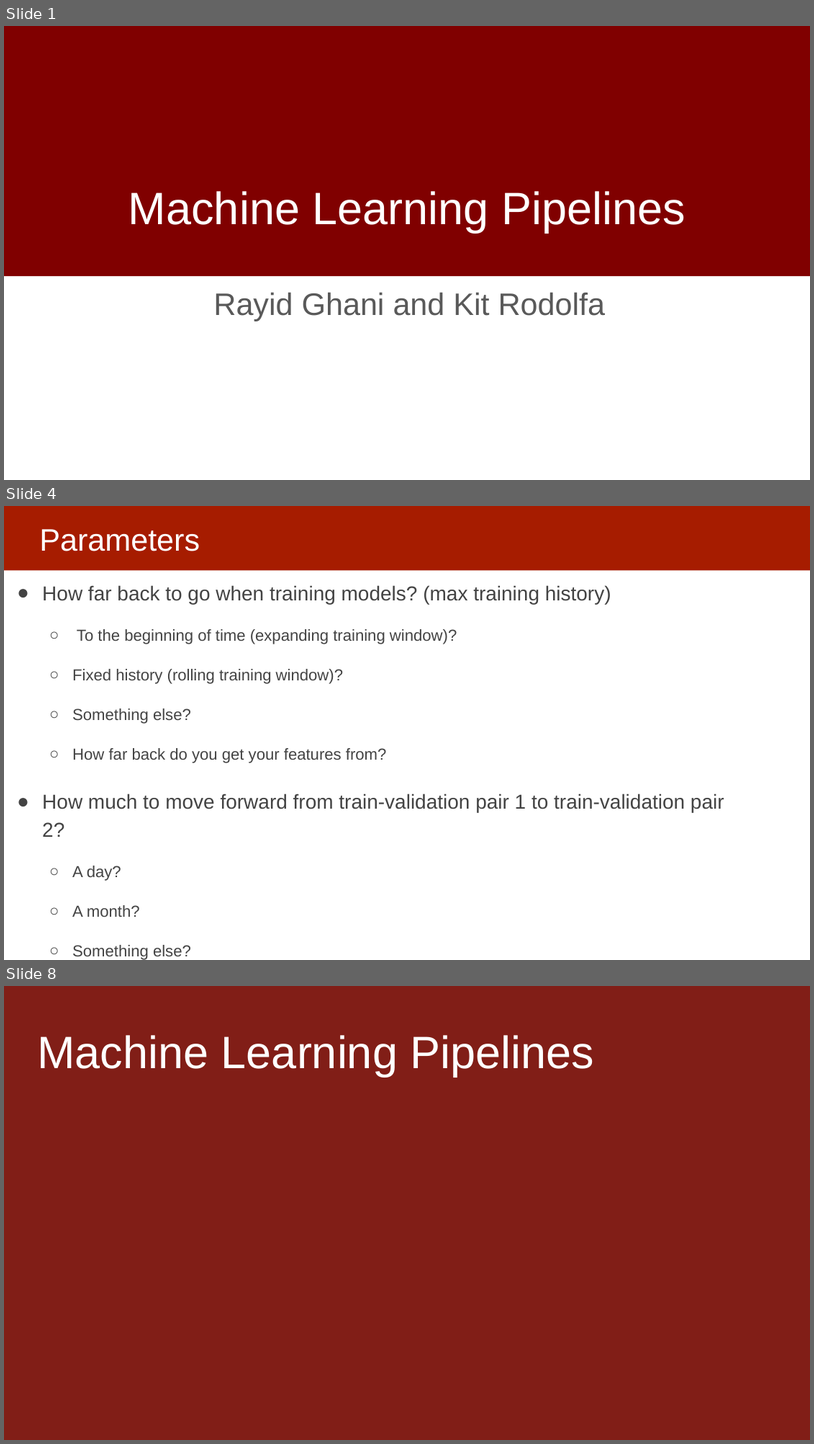
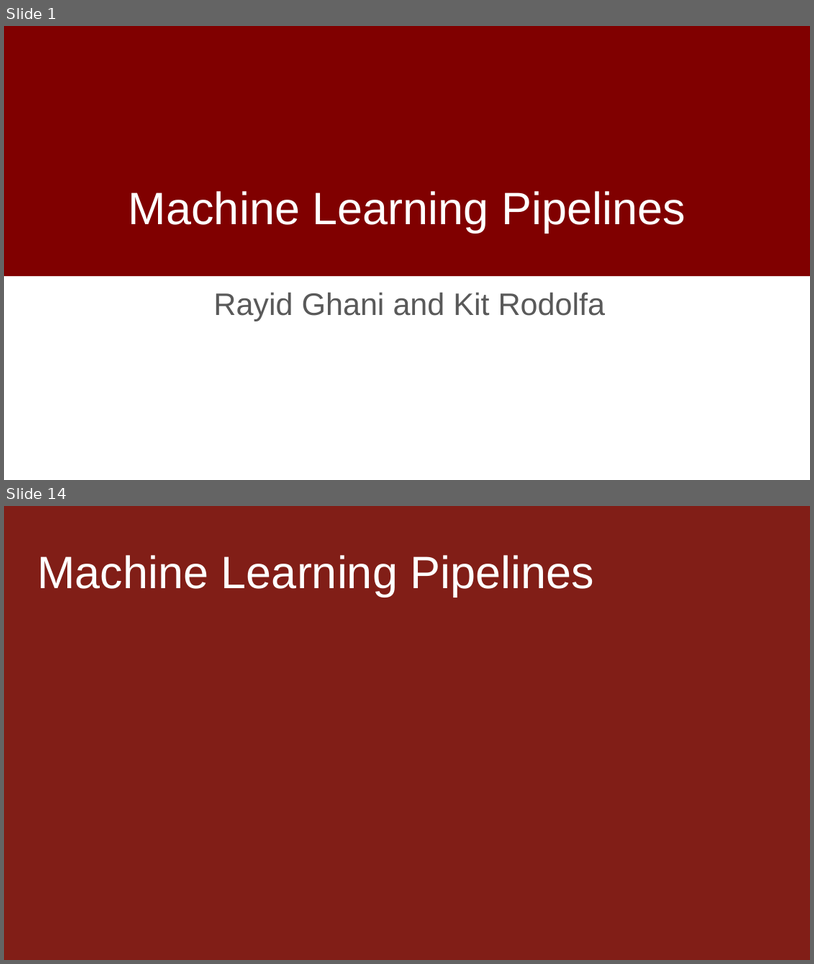
Before and after one commit to dssg/MLinPractice, a slide deck: Lectures/Lecture8-Machine-Learning-Pipelines.pptx. Shown one above the other, each under a label of ours: slides 1, 4 and 8 before the commit, slides 1 and 14 after it; the slides between them are not shown. The pictures are 814x1444 and 814x964 pixels, drawn with LibreOffice and Linux fonts; fonts in the diff are those of the drawing; background and template pictures are left out. Boxes give left, top, right and bottom in pixels: in the first picture for what was removed or moved away, otherwise in the second. Text is boxed around its words. In the diff, an @@ line names an element or a change of style, - is before the commit and + after.

```diff
--- a/Lectures/Lecture8-Machine-Learning-Pipelines.pptx
+++ b/Lectures/Lecture8-Machine-Learning-Pipelines.pptx
@@ slide 4 removed at [4, 506, 810, 960], background #FFFFFF @@
@@ rectangle removed at [4, 506, 810, 570] @@
@@ title removed at [39, 529, 200, 551] @@
-Parameters
@@ text removed at [42, 585, 725, 880] @@
-● How far back to go when training models? (max training history)
-  ○ To the beginning of time (expanding training window)?
-  ○ Fixed history (rolling training window)?
-  ○ Something else?
-  ○ How far back do you get your features from?
-● How much to move forward from train-validation pair 1 to train-validation pair 2?
-  ○ A day?
-  ○ A month?
-  ○ Something else?
@@ what was slide 8 is now slide 14 @@
```
Also in this commit, not shown: 10 slides changed, 12 slides added, 5 other slides removed.
